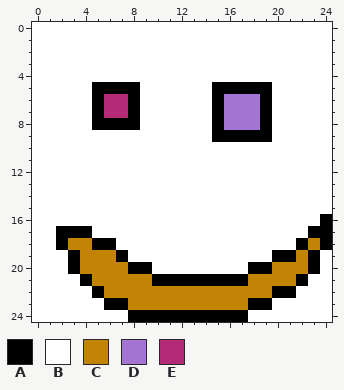
Pixel-art sprite, stored at images/test_medium_groups_marked.png. The picture above is the old version.
The file is 25x25 pixels.
Palette (. is transparent): A #000000  B #ffffff  C #c38405  D #a474d2  E #b42a77
Pixels before, first column x 0:
 0 BBBBBBBBBBBBBBBBBBBBBBBBB
 1 BBBBBBBBBBBBBBBBBBBBBBBBB
 2 BBBBBBBBBBBBBBBBBBBBBBBBB
 3 BBBBBBBBBBBBBBBBBBBBBBBBB
 4 BBBBBBBBBBBBBBBBBBBBBBBBB
 5 BBBBBAAAABBBBBBAAAAABBBBB
 6 BBBBBAEEABBBBBBADDDABBBBB
 7 BBBBBAEEABBBBBBADDDABBBBB
 8 BBBBBAAAABBBBBBADDDABBBBB
 9 BBBBBBBBBBBBBBBAAAAABBBBB
10 BBBBBBBBBBBBBBBBBBBBBBBBB
11 BBBBBBBBBBBBBBBBBBBBBBBBB
12 BBBBBBBBBBBBBBBBBBBBBBBBB
13 BBBBBBBBBBBBBBBBBBBBBBBBB
14 BBBBBBBBBBBBBBBBBBBBBBBBB
15 BBBBBBBBBBBBBBBBBBBBBBBBB
16 BBBBBBBBBBBBBBBBBBBBBBBBA
17 BBAAABBBBBBBBBBBBBBBBBBAA
18 BBACCAABBBBBBBBBBBBBBBACA
19 BBBACCCABBBBBBBBBBBBAACAB
20 BBBACCCCAABBBBBBBBAACCCAB
21 BBBBACCCCCAAAAAAAACCCCABB
22 BBBBBACCCCCCCCCCCCCCAABBB
23 BBBBBBAACCCCCCCCCCAABBBBB
24 BBBBBBBBAAAAAAAAAABBBBBBB
Once edited:
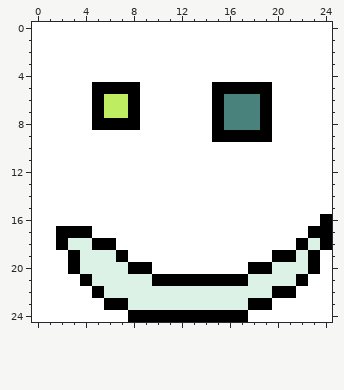
The edit:
colour C: #c38405 -> #ddf2e7
colour D: #a474d2 -> #49827d
colour E: #b42a77 -> #beed62
